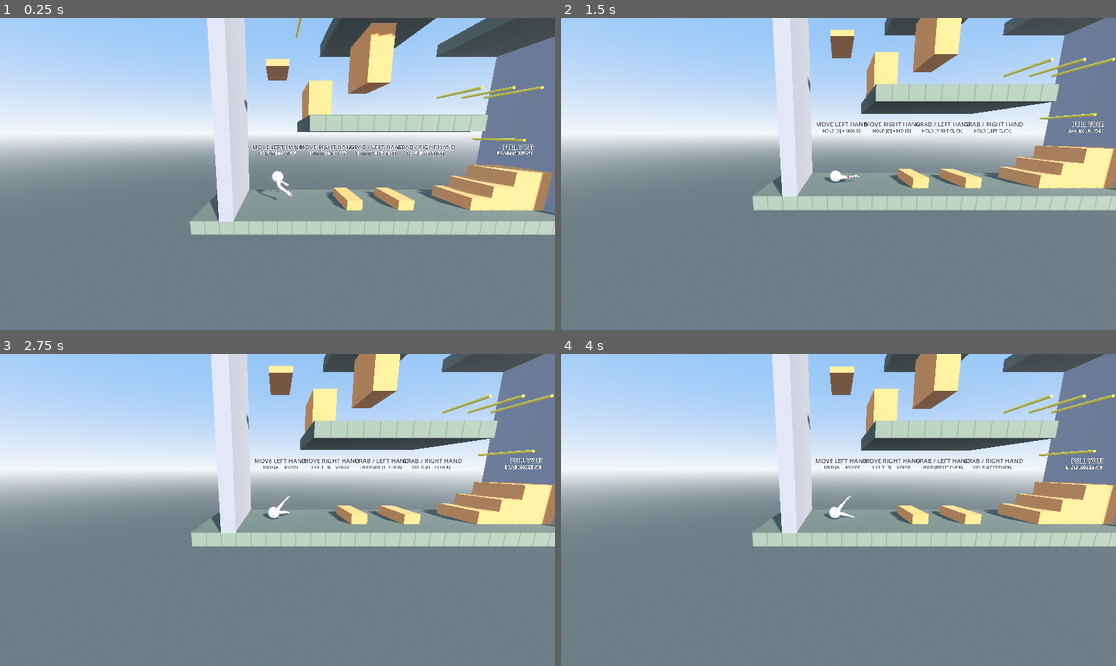
Above: before the commit, frames 1-4 (two rows, left to right).
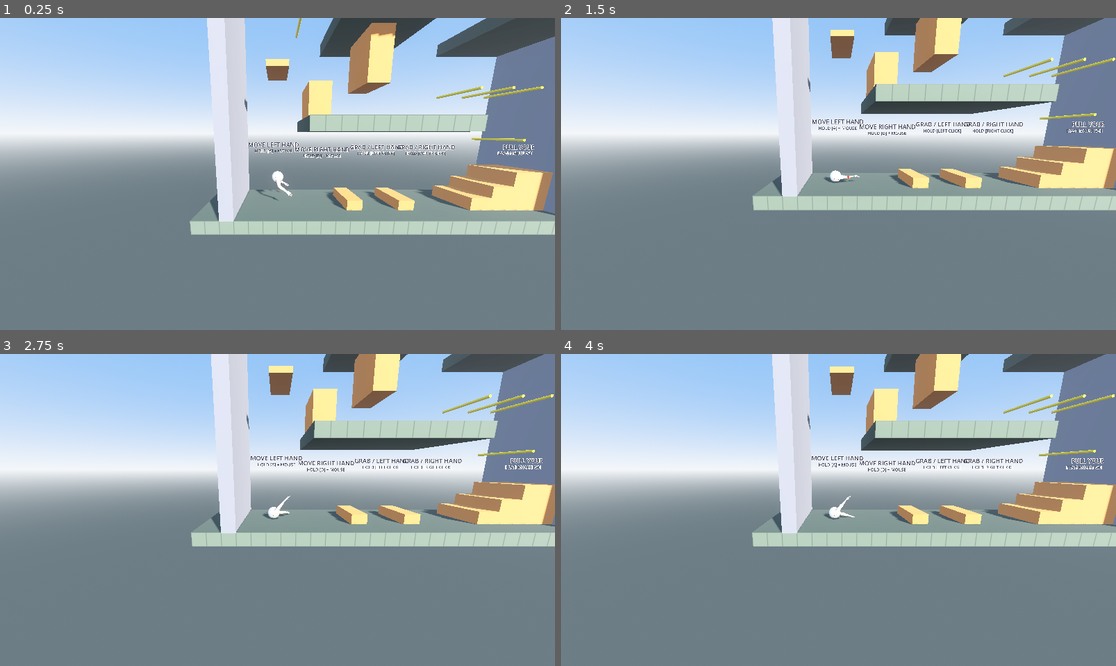
Above: after the commit, the same moments.

Repository: AnuragVinodh/arm-guy-game
Game: Godot game, scene res://scenes/levels/tutorial_level.tscn
The game is run twice, just before and just after one commit, with the same random seed, the same clock (stepped at 60 frames per second) and the same inputs.
Inputs (mouse positions are in pixels of both pictures, inside the frame that each line leads up to):
- Up to frame 1 (0.25 s): no input
- Up to frame 2 (1.5 s): move the mouse to (960, 158) at 0.52 s; hold D 0.53-1.25 s; click (960, 158) at 0.67 s; drag from (727, 189) to (810, 236) at 1.27 s
- Up to frame 3 (2.75 s): move the mouse to (333, 441) at 2.02 s; hold D from 2.03 s (still down)
- Up to frame 4 (4 s): release D at 2.75 s; drag from (810, 572) to (672, 463) at 2.77 s; move the mouse to (1005, 556) at 3.52 s; hold A from 3.53 s (still down)

The runs differ from the first frame. In frame 1, 0.6% of the frame differs, in the area x 44-81%, y 39-45%; in frame 2, 0.4%; in frame 3, 0.4%; in frame 4, 0.4%.

Commit message:
reposition tutorial text

Diff:
--- a/scenes/levels/tutorial_level.tscn
+++ b/scenes/levels/tutorial_level.tscn
@@ -516,7 +516,7 @@
 [node name="Tutorial" type="Node3D" parent="."]
 
 [node name="N1Title" type="Label3D" parent="Tutorial"]
-transform = Transform3D(1, 0, 0, 0, 1, 0, 0, 0, 1, 0, 4.8, 0.5)
+transform = Transform3D(1, 0, 0, 0, 1, 0, 0, 0, 1, -0.317, 5, 0.5)
 pixel_size = 0.006
 billboard = 1
 modulate = Color(0.14, 0.13, 0.2, 1)
@@ -525,8 +525,8 @@
 font_size = 80
 outline_size = 20
 
-[node name="N1Sub" type="Label3D" parent="Tutorial"]
-transform = Transform3D(1, 0, 0, 0, 1, 0, 0, 0, 1, 0, 4.3, 0.5)
+[node name="N1Sub" type="Label3D" parent="Tutorial/N1Title"]
+transform = Transform3D(1, 0, 0, 0, 1, 0, 0, 0, 1, 0, -0.5, 0)
 pixel_size = 0.0042
 billboard = 1
 modulate = Color(0.14, 0.13, 0.2, 1)
@@ -536,7 +536,7 @@
 outline_size = 20
 
 [node name="N2Title" type="Label3D" parent="Tutorial"]
-transform = Transform3D(1, 0, 0, 0, 1, 0, 0, 0, 1, 4, 4.8, 0.5)
+transform = Transform3D(1, 0, 0, 0, 1, 0, 0, 0, 1, 3.619615, 4.6170306, 0.5)
 pixel_size = 0.006
 billboard = 1
 modulate = Color(0.14, 0.13, 0.2, 1)
@@ -545,8 +545,8 @@
 font_size = 80
 outline_size = 20
 
-[node name="N2Sub" type="Label3D" parent="Tutorial"]
-transform = Transform3D(1, 0, 0, 0, 1, 0, 0, 0, 1, 4, 4.3, 0.5)
+[node name="N2Sub" type="Label3D" parent="Tutorial/N2Title"]
+transform = Transform3D(1, 0, 0, 0, 1, 0, 0, 0, 1, 0, -0.5, 0)
 pixel_size = 0.0042
 billboard = 1
 modulate = Color(0.14, 0.13, 0.2, 1)
@@ -565,13 +565,13 @@
 font_size = 80
 outline_size = 20
 
-[node name="N3Sub" type="Label3D" parent="Tutorial"]
-transform = Transform3D(1, 0, 0, 0, 1, 0, 0, 0, 1, 8, 4.3, 0.5)
+[node name="N3Sub" type="Label3D" parent="Tutorial/N3Title"]
+transform = Transform3D(1, 0, 0, 0, 1, 0, 0, 0, 1, 0, -0.5, 0)
 pixel_size = 0.0042
 billboard = 1
 modulate = Color(0.14, 0.13, 0.2, 1)
 outline_modulate = Color(0.97, 0.97, 0.95, 1)
-text = "HOLD [RIGHT CLICK]"
+text = "HOLD [LEFT CLICK]"
 font_size = 80
 outline_size = 20
 
@@ -585,13 +585,13 @@
 font_size = 80
 outline_size = 20
 
-[node name="N4Sub" type="Label3D" parent="Tutorial"]
-transform = Transform3D(1, 0, 0, 0, 1, 0, 0, 0, 1, 12, 4.3, 0.5)
+[node name="N4Sub" type="Label3D" parent="Tutorial/N4Title"]
+transform = Transform3D(1, 0, 0, 0, 1, 0, 0, 0, 1, 0, -0.5, 0)
 pixel_size = 0.0042
 billboard = 1
 modulate = Color(0.14, 0.13, 0.2, 1)
 outline_modulate = Color(0.97, 0.97, 0.95, 1)
-text = "HOLD [LEFT CLICK]"
+text = "HOLD [RIGHT CLICK]"
 font_size = 80
 outline_size = 20
 
@@ -605,8 +605,8 @@
 font_size = 80
 outline_size = 20
 
-[node name="N5Sub" type="Label3D" parent="Tutorial"]
-transform = Transform3D(1, 0, 0, 0, 1, 0, 0, 0, 1, 20, 4.3, 0.5)
+[node name="N5Sub" type="Label3D" parent="Tutorial/N5Title"]
+transform = Transform3D(1, 0, 0, 0, 1, 0, 0, 0, 1, 0, -0.5, 0)
 pixel_size = 0.0042
 billboard = 1
 modulate = Color(0.14, 0.13, 0.2, 1)
